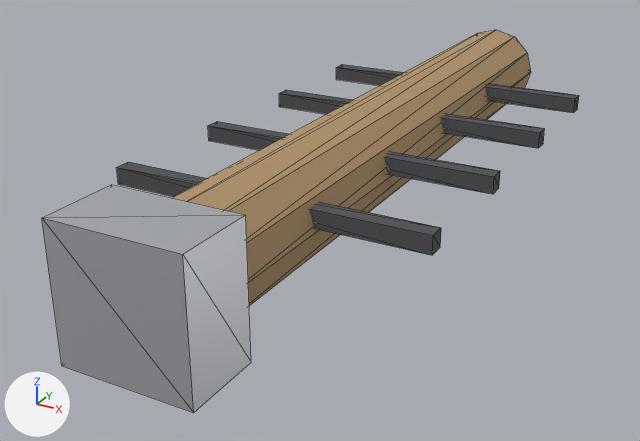
The glTF model assets/models/ramlog.glb as it was, and as the next commit left it.
Camera for both pictures: a 50 mm lens placed at (1.57, -3.36, 1.26), pointed at (-0.13, -0.26, -0.29). The axes (+X, +Y, +Z) are drawn at lower left. The lights are the same throughout. The first picture is the older version. Mesh edges are drawn as thin lines. Vertices at exactly the same position are counted once.

Names of what the first picture shows: 'RamLog'.
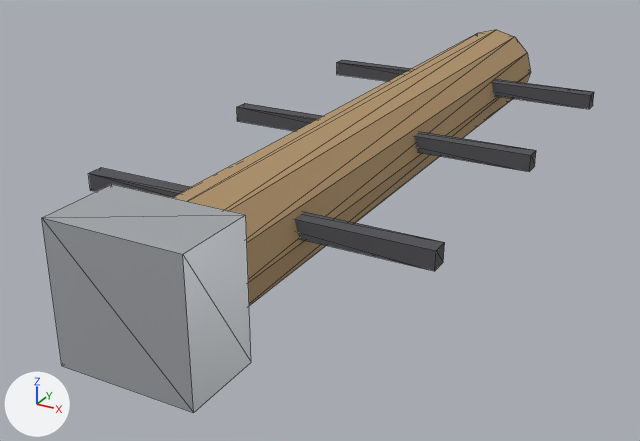
What differs and where, as boxes (x1, y1, x2, y2) in the pictures (640 x 441 px; the box of a moved part takes in the faces that stretch with it):
'RamLog', reshaped: before (42, 30, 579, 413); after (42, 30, 594, 413)
part 1 of me_cylinder, deleted: before (336, 64, 579, 113)
part 2 of me_cylinder, moved or reshaped: before (116, 90, 545, 255); after (88, 60, 594, 271)

The edits, one by one:
me_cylinder is used by ob_ramlog; location (0.0, 0.0, 0.0).
me_cylinder had 64 vertices, 104 faces and spanned x -0.65..0.65, y -1.7..1.6, z -0.25..0.25.
me_cylinder now has 56 vertices, 92 faces and spans x -0.7..0.7, y -1.7..1.6, z -0.25..0.25.
me_cylinder part 1: the loose piece of 8 vertices spanning x -0.65..0.65, y 0.86..0.94, z 0.02..0.09 is deleted.
Part 2, on me_cylinder:
4 vertices in x -0.65, y 0.27..0.34, z 0.02..0.09 move by (-0.05, 0.69, 0.0).
4 vertices in x 0.65, y 0.27..0.34, z 0.02..0.09 move by (0.05, 0.69, 0.0).
16 vertices move from x -0.65..0.65, y -0.94..-0.27, z 0.02..0.09 to x -0.7..0.7, y -1.03..0.04, z 0.02..0.09.
